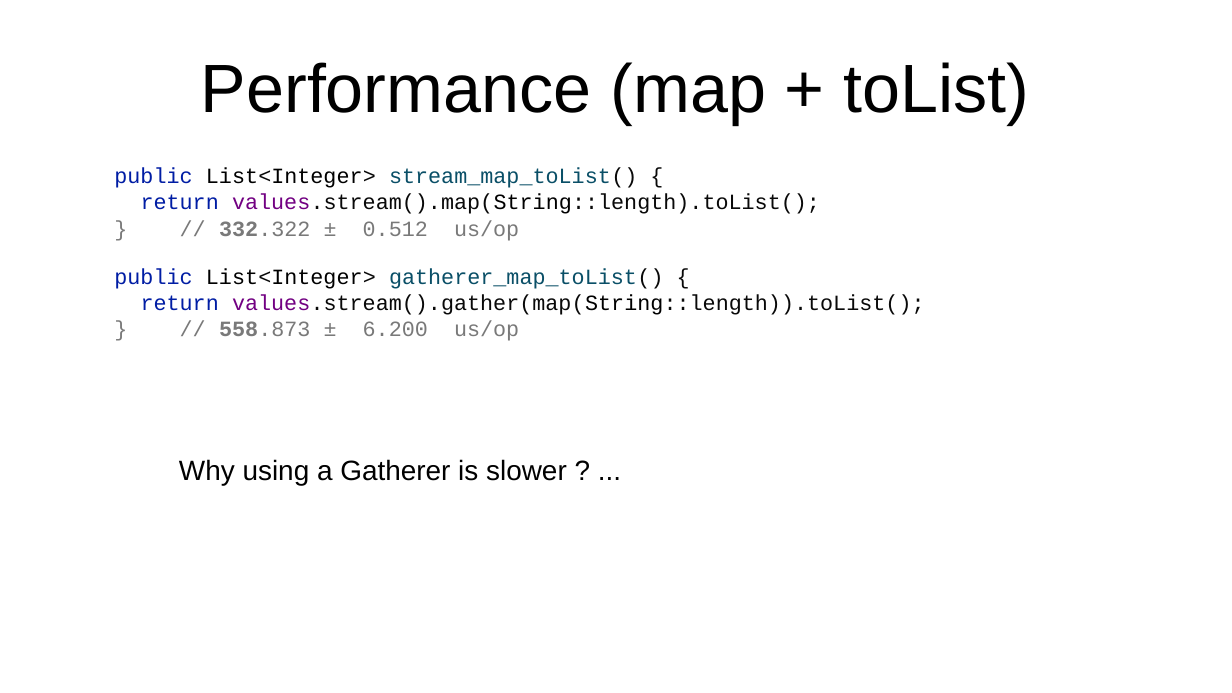
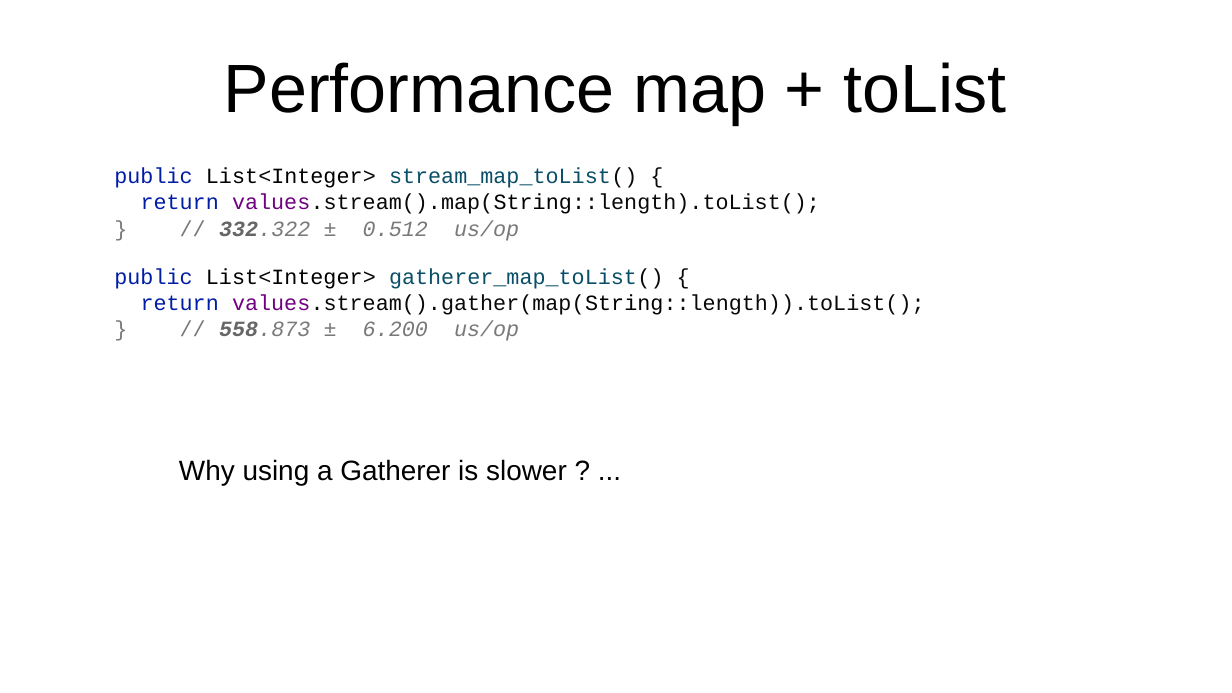
Before and after one commit to forax/we_are_all_to_gather, a slide deck: slide 22 of We are all to gather.odp (slide 23 before the commit). Drawn at 1232x693 pixels with LibreOffice and Linux fonts; fonts in the diff are those of the drawing. Boxes give left, top, right and bottom in pixels: in the first picture for what was removed or moved away, otherwise in the second. Text is boxed around its words. In the diff, an @@ line names an element or a change of style, - is before the commit and + after.

```diff
--- a/We are all to gather.odp
+++ b/We are all to gather.odp
@@ title at (224,62,1007,125): text changed @@
-Performance (map + toList)
+Performance map + toList
@@ text "public List<Integer> stream_map_toList() { return ..." at (114,168,925,341): text colour #797979 to #666666 in "332.322", "558.873"; italic on in "332.322 ± 0.512 us/op", "558.873 ± 6.200 us/op" @@
```
Also in this commit, not shown: 11 other slides changed, 7 slides added, 7 slides removed, 1 other file.
